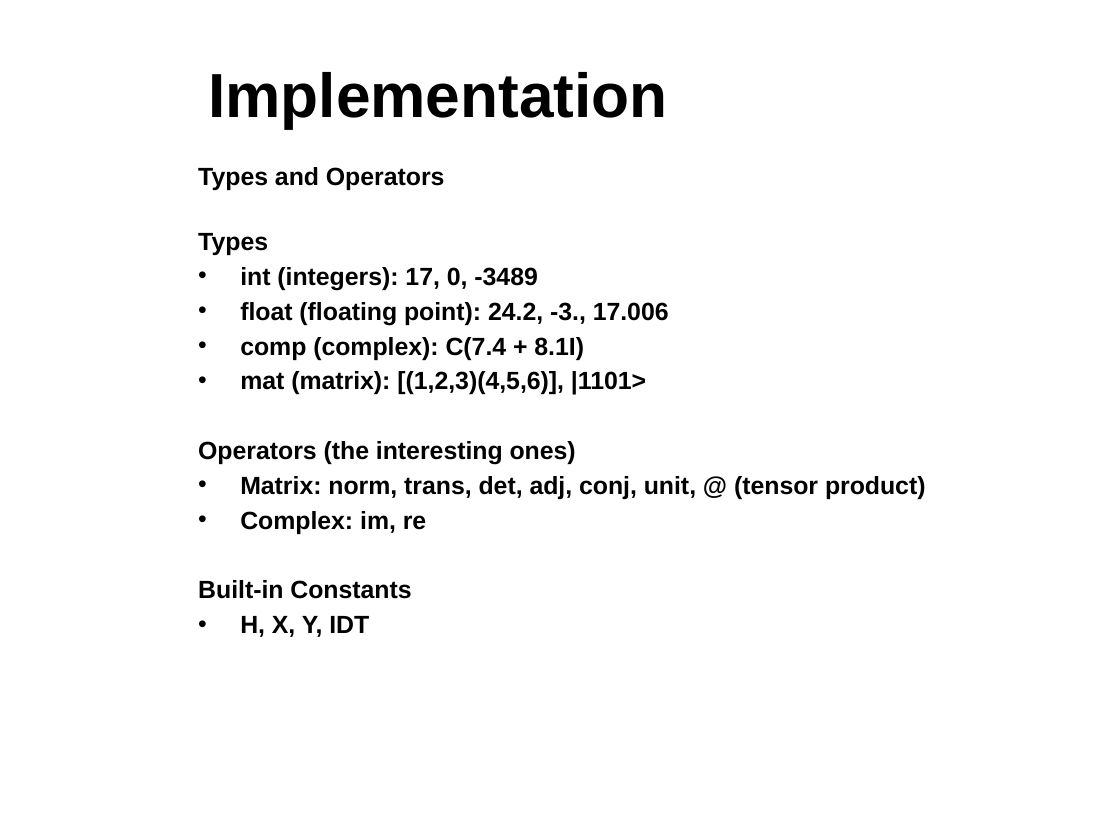
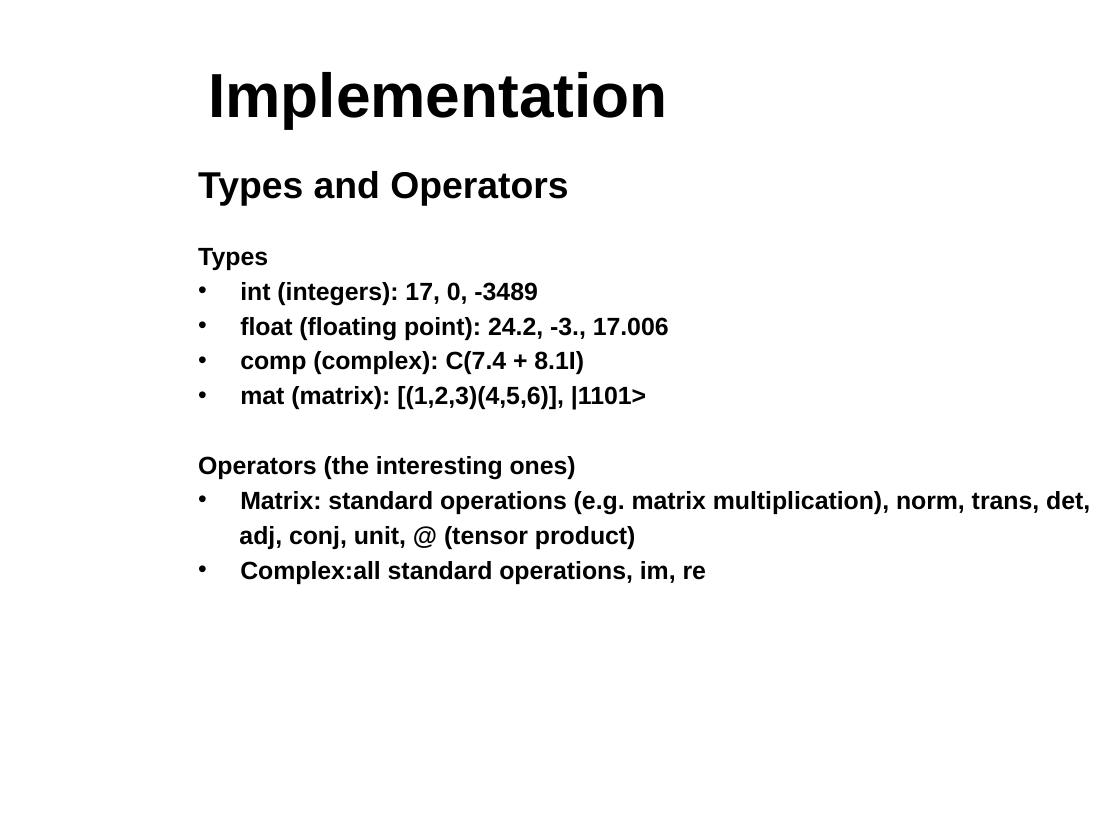
Before and after one commit to sdk21/PLT, a slide deck: slide 14 of Demo/Qlang.pptx (slide 13 before the commit). Drawn at 1120x840 pixels with LibreOffice and Linux fonts; fonts in the diff are those of the drawing; background and template pictures are left out. Boxes give left, top, right and bottom in pixels: in the first picture for what was removed or moved away, otherwise in the second. Text is boxed around its words. In the diff, an @@ line names an element or a change of style, - is before the commit and + after.

```diff
--- a/Demo/Qlang.pptx
+++ b/Demo/Qlang.pptx
@@ text at <box>198,171,568,206</box>: size 16 to 24 pt in "Types and Operators"; more space between paragraphs @@
@@ text at <box>239,491,1090,584</box>: text changed @@
-• Matrix: norm, trans, det, adj, conj, unit, @ (tensor product)
-• Complex: im, re
-Built-in Constants
-• H, X, Y, IDT
+• Matrix: standard operations (e.g. matrix multiplication), norm, trans, det,
+adj, conj, unit, @ (tensor product)
+• Complex:all standard operations, im, re
```
Also in this commit, not shown: 7 other slides changed, 1 slide added.
